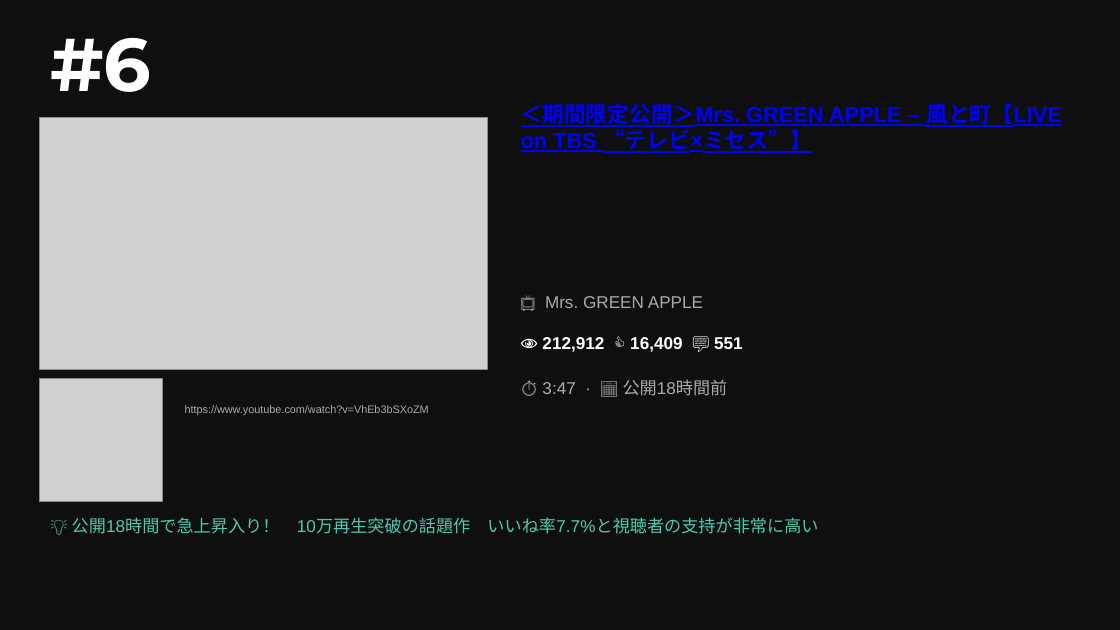
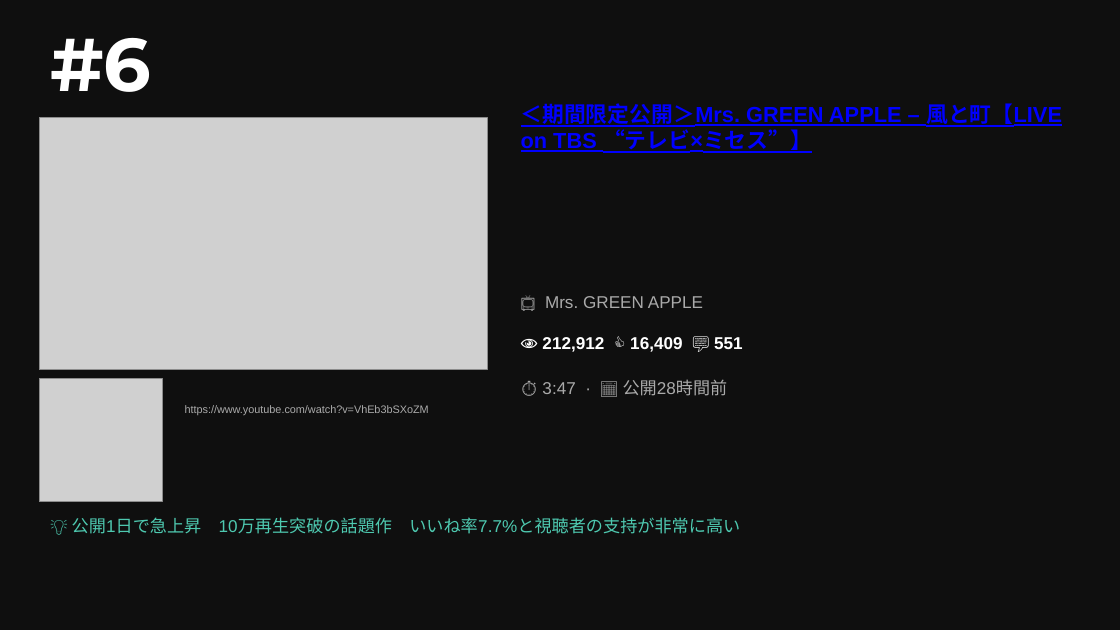
Before and after one commit to asaneasaburo0910-hub/youtube-crawler, a slide deck: slide 6 of youtube_ranking_20260517.pptx. Drawn at 1120x630 pixels with LibreOffice and Linux fonts; fonts in the diff are those of the drawing; grey boxes stand for pictures. Boxes give left, top, right and bottom in pixels: in the first picture for what was removed or moved away, otherwise in the second. Text is boxed around its words. In the diff, an @@ line names an element or a change of style, - is before the commit and + after.

```diff
--- a/youtube_ranking_20260517.pptx
+++ b/youtube_ranking_20260517.pptx
@@ text at (542,379,728,396): text changed @@
-⏱ 3:47 · 📅 公開18時間前
+⏱ 3:47 · 📅 公開28時間前
@@ text at (72,517,740,534): text changed @@
-💡 公開18時間で急上昇入り！ 10万再生突破の話題作 いいね率7.7%と視聴者の支持が非常に高い
+💡 公開1日で急上昇 10万再生突破の話題作 いいね率7.7%と視聴者の支持が非常に高い
```
Also in this commit, not shown: 9 other slides changed.
